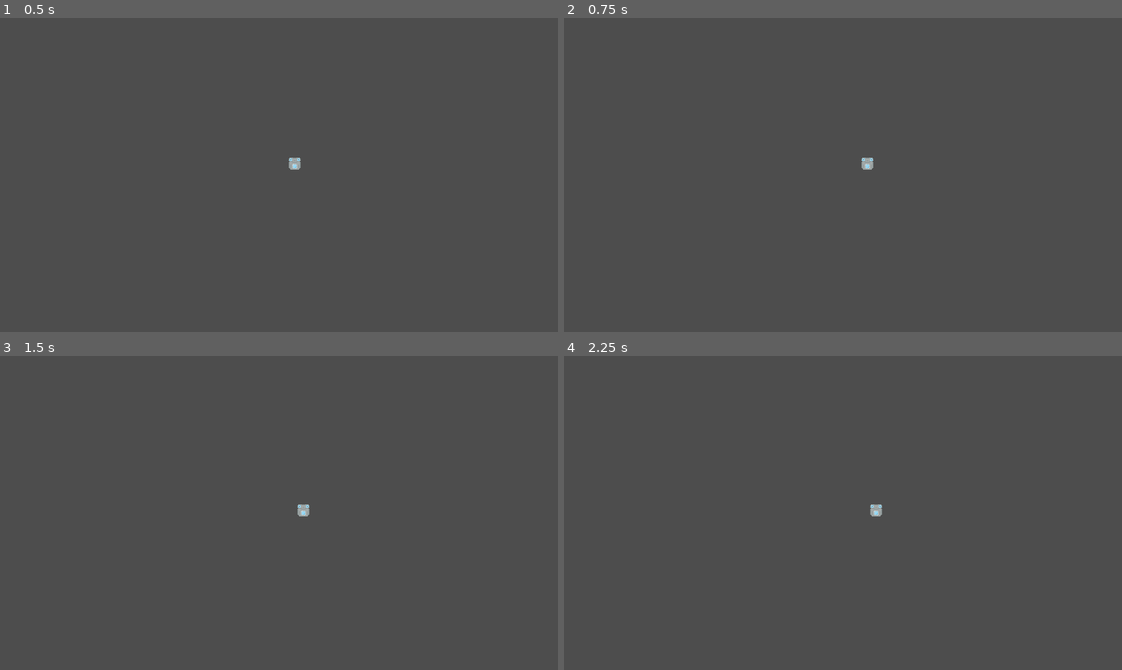
Above: before the commit, frames 1-4 (two rows, left to right).
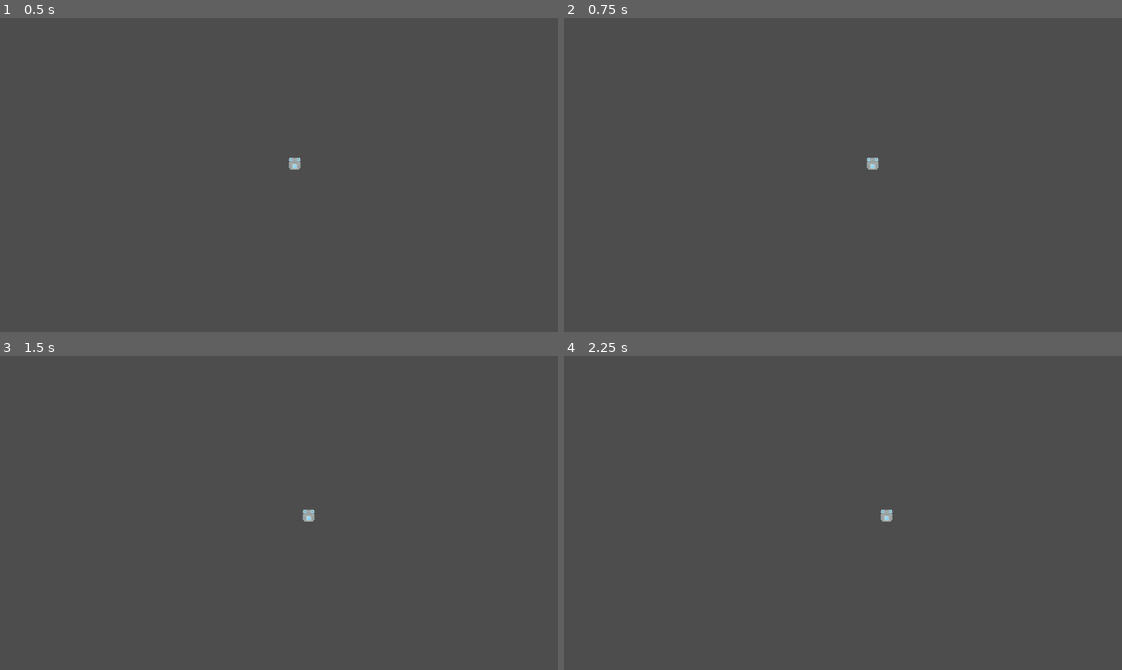
Above: after the commit, the same moments.

Repository: PhotonChaos/TemperatureBalance
Game: Godot game, scene res://main.tscn
The game is run twice, just before and just after one commit, with the same random seed, the same clock (stepped at 60 frames per second) and the same inputs.
Inputs:
- Up to frame 1 (0.5 s): no input
- Up to frame 2 (0.75 s): tap Enter at 0.5 s; hold Right (move_right) from 0.53 s (still down)
- Up to frame 3 (1.5 s): tap Space at 1.25 s; release Right (move_right) at 1.28 s; hold Down (move_down) from 1.28 s (still down)
- Up to frame 4 (2.25 s): tap Enter at 2 s; release Down (move_down) at 2.03 s; hold Right (move_right) from 2.03 s (still down)

Frame 1 is identical in both runs. In frame 2, 0.1% of the frame differs, in the area x 53-57%, y 44-49%; in frame 3, 0.1%; in frame 4, 0.2%, in the area x 54-59%, y 47-53%.

Commit message:
Player move one tile at a time

Diff:
--- a/scripts/player.gd
+++ b/scripts/player.gd
@@ -34,14 +34,14 @@
 		return
 
 	if event.is_action_pressed("move_up"):
-		position.y -= 10
+		position.y -= 16
 		cooldown += MAX_COOLDOWN
 	elif event.is_action_pressed("move_down", false):
-		position.y += 10
+		position.y += 16
 		cooldown += MAX_COOLDOWN
 	elif event.is_action_pressed("move_left", false):
-		position.x -= 10
+		position.x -= 16
 		cooldown += MAX_COOLDOWN
 	elif event.is_action_pressed("move_right", false):
-		position.x += 10
+		position.x += 16
 		cooldown += MAX_COOLDOWN
